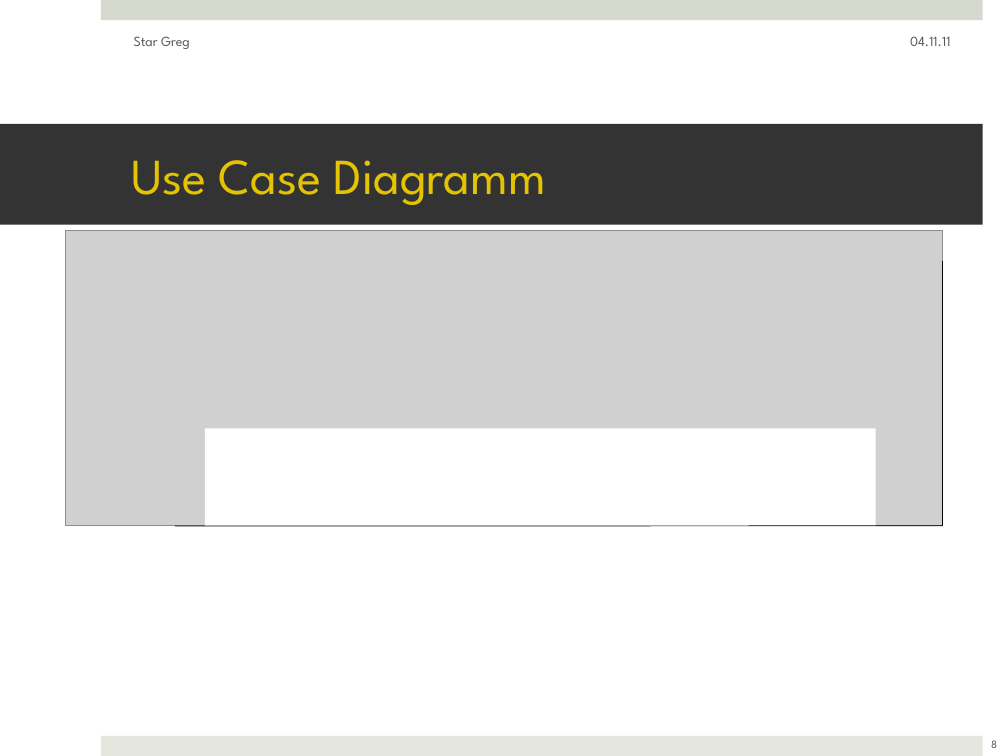
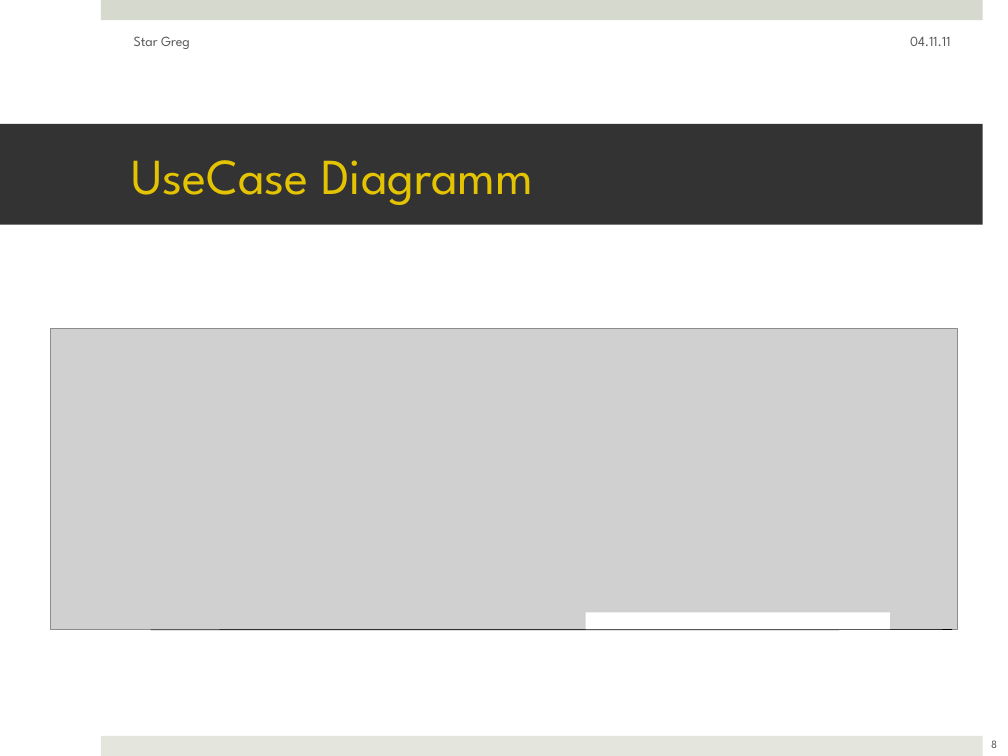
Before and after one commit to ftes/stargreg, a slide deck: slide 8 of 70 Praesentation/30 StarGreg Julia.pptx. Drawn at 1008x756 pixels with LibreOffice and Linux fonts; fonts in the diff are those of the drawing; grey boxes stand for pictures. Boxes give left, top, right and bottom in pixels: in the first picture for what was removed or moved away, otherwise in the second. Text is boxed around its words. In the diff, an @@ line names an element or a change of style, - is before the commit and + after.

```diff
--- a/70 Praesentation/30 StarGreg Julia.pptx
+++ b/70 Praesentation/30 StarGreg Julia.pptx
@@ title at (x1=131, y1=160, x2=533, y2=205): spaces changed @@
-Use Case Diagramm
+UseCase Diagramm
@@ picture removed at (x1=66, y1=230, x2=942, y2=525) @@
@@ line removed from (942, 261) to (942, 526) @@
@@ picture added at (x1=50, y1=329, x2=958, y2=630) @@
@@ rectangle resized from (x1=205, y1=428, x2=875, y2=591) to (x1=586, y1=613, x2=890, y2=648) @@
@@ line moved from (942, 526) - (175, 526) to (953, 630) - (150, 630) @@
```
Also in this commit, not shown: 5 other slides changed, 1 other file.
